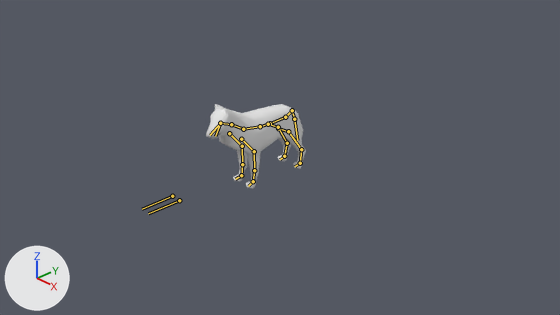
Two versions of the Blender file Assets/Models/wolf.blend, one commit apart.
Both versions are drawn from the file's camera 'Camera'. The lights are fixed; the arrows at lower left show +X, +Y and +Z. The bones that bend it are drawn over the model as lines.
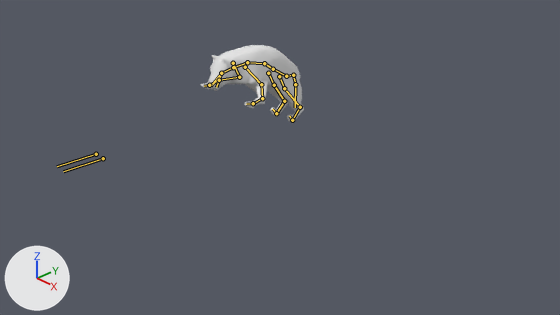
The newer file adds an action. The first version stands in its rest pose; the second is drawn at frame 156 of the action 'pounce'.

Location of each change, [x1, y1, x2, y2] in pixels of the pictures (560 x 315 px):
'Cube', posed (7% shorter)
    before: [206, 104, 306, 188]
    after: [201, 45, 304, 123]
bone 'Hips', root to tip
    before: (285, 117) to (270, 123)
    after: (286, 76) to (273, 69)
bone 'Chest', root to tip
    before: (260, 126) to (243, 129)
    after: (264, 63) to (247, 62)
bone 'Neck', root to tip
    before: (243, 129) to (231, 124)
    after: (247, 62) to (233, 67)
bone 'Head', root to tip
    before: (231, 124) to (220, 123)
    after: (233, 67) to (221, 73)
bone 'Snout', root to tip
    before: (220, 123) to (210, 135)
    after: (221, 73) to (211, 86)
bone 'Jaw', root to tip
    before: (220, 123) to (215, 136)
    after: (221, 73) to (216, 87)
bone 'Shoulder.L', root to tip
    before: (241, 139) to (254, 151)
    after: (245, 67) to (261, 84)
bone 'Shoulder.R', root to tip
    before: (229, 133) to (242, 146)
    after: (233, 63) to (239, 77)
bone 'TailUpper', root to tip
    before: (292, 110) to (294, 119)
    after: (293, 75) to (295, 84)
bone 'TailTip', root to tip
    before: (294, 119) to (297, 140)
    after: (295, 84) to (295, 107)
bone 'FrontPole.L', root to tip
    before: (172, 196) to (142, 209)
    after: (96, 154) to (57, 166)
bone 'FrontPole.R', root to tip
    before: (179, 200) to (148, 213)
    after: (103, 158) to (63, 171)

Diff of the bpy script that builds the scene:
```diff
--- a/Assets/Models/wolf.blend.py
+++ b/Assets/Models/wolf.blend.py
@@ bone_hips @@
 bone_hips = bpy.data.objects['Armature'].pose.bones['Hips']
-bone_hips.location = (0.0, 0.0, 0.0)
-bone_hips.rotation_quaternion = (1.0, 0.0, 0.0, 0.0)  # degrees (0, 0, 0)
+bone_hips.location = (0.0, -0.044, 0.779)
+bone_hips.rotation_quaternion = (0.957, 0.291, 0.0, 0.0)  # degrees (34, 0, 0)
@@ bone_chest @@
 bone_chest = bpy.data.objects['Armature'].pose.bones['Chest']  # child of 'Torso'
-bone_chest.location = (0.0, 0.0, 0.0)
-bone_chest.rotation_quaternion = (1.0, 0.0, 0.0, 0.0)  # degrees (0, 0, 0)
+bone_chest.location = (0.0, 0.688, 0.393)
+bone_chest.rotation_quaternion = (0.97, 0.242, 0.0, 0.0)  # degrees (28, 0, 0)
@@ bone_neck @@
 bone_neck = bpy.data.objects['Armature'].pose.bones['Neck']  # child of 'Chest'
-bone_neck.location = (0.0, 0.0, 0.0)
-bone_neck.rotation_quaternion = (1.0, 0.0, 0.0, 0.0)  # degrees (0, 0, 0)
+bone_neck.location = (0.0, 0.401, 1.215)
+bone_neck.rotation_quaternion = (0.933, 0.359, 0.0, 0.0)  # degrees (42, 0, 0)
@@ bone_head @@
 bone_head = bpy.data.objects['Armature'].pose.bones['Head']  # child of 'Neck'
-bone_head.location = (0.0, 0.0, 0.0)
-bone_head.rotation_quaternion = (1.0, 0.0, 0.0, 0.0)  # degrees (0, 0, 0)
+bone_head.location = (0.0, -0.196, 0.2)
+bone_head.rotation_quaternion = (0.999, -0.038, 0.0, 0.0)  # degrees (-4, 0, 0)
@@ bone_snout @@
 bone_snout = bpy.data.objects['Armature'].pose.bones['Snout']  # child of 'Head'
-bone_snout.location = (0.0, 0.0, 0.0)
-bone_snout.rotation_quaternion = (1.0, 0.0, 0.0, 0.0)  # degrees (0, 0, 0)
+bone_snout.location = (0.0, 0.37, -1.456)
+bone_snout.rotation_quaternion = (0.966, 0.258, 0.0, 0.0)  # degrees (30, 0, 0)
@@ bone_jaw @@
 bone_jaw = bpy.data.objects['Armature'].pose.bones['Jaw']  # child of 'Head'
-bone_jaw.location = (0.0, 0.0, 0.0)
-bone_jaw.rotation_quaternion = (1.0, 0.0, 0.0, 0.0)  # degrees (0, 0, 0)
+bone_jaw.location = (0.0, 0.979, -1.139)
+bone_jaw.rotation_quaternion = (0.966, 0.258, 0.0, 0.0)  # degrees (30, 0, 0)
@@ bone_shoulder_l @@
 bone_shoulder_l = bpy.data.objects['Armature'].pose.bones['Shoulder.L']  # child of 'Chest'
-bone_shoulder_l.location = (0.0, 0.0, 0.0)
-bone_shoulder_l.rotation_quaternion = (1.0, 0.0, 0.0, 0.0)  # degrees (0, 0, 0)
+bone_shoulder_l.location = (0.009, -0.051, -0.033)
+bone_shoulder_l.rotation_quaternion = (0.981, 0.0, -0.105, 0.161)  # degrees (-2, -12, 19)
@@ bone_shoulder_r @@
 bone_shoulder_r = bpy.data.objects['Armature'].pose.bones['Shoulder.R']  # child of 'Chest'
-bone_shoulder_r.location = (0.0, 0.0, 0.0)
-bone_shoulder_r.rotation_quaternion = (1.0, 0.0, 0.0, 0.0)  # degrees (0, 0, 0)
+bone_shoulder_r.location = (-0.008, -0.048, -0.032)
+bone_shoulder_r.rotation_quaternion = (0.983, 0.0, 0.1, -0.152)  # degrees (-2, 11, -18)
@@ bone_tailupper @@
 bone_tailupper = bpy.data.objects['Armature'].pose.bones['TailUpper']  # child of 'TailConnect'
-bone_tailupper.location = (0.0, 0.0, 0.0)
-bone_tailupper.rotation_quaternion = (1.0, 0.0, 0.0, 0.0)  # degrees (0, 0, 0)
+bone_tailupper.location = (0.007, 0.177, 0.977)
+bone_tailupper.rotation_quaternion = (0.965, -0.262, -0.017, -0.014)  # degrees (-30, -2, -1)
@@ bone_tailtip @@
 bone_tailtip = bpy.data.objects['Armature'].pose.bones['TailTip']  # child of 'TailUpper'
-bone_tailtip.location = (0.0, 0.0, 0.0)
-bone_tailtip.rotation_quaternion = (1.0, 0.0, 0.0, 0.0)  # degrees (0, 0, 0)
+bone_tailtip.location = (0.009, 0.022, 0.034)
+bone_tailtip.rotation_quaternion = (0.998, 0.062, -0.008, -0.011)  # degrees (7, -1, -1)
@@ bone_frontik_l @@
 bone_frontik_l = bpy.data.objects['Armature'].pose.bones['FrontIK.L']
-bone_frontik_l.location = (0.0, 0.0, 0.0)
-bone_frontik_l.rotation_quaternion = (1.0, 0.0, 0.0, 0.0)  # degrees (0, 0, 0)
+bone_frontik_l.location = (0.407, -0.311, 1.693)
+bone_frontik_l.rotation_quaternion = (0.968, 0.251, 0.0, 0.0)  # degrees (29, 0, 0)
@@ bone_backik_l @@
 bone_backik_l = bpy.data.objects['Armature'].pose.bones['BackIK.L']
-bone_backik_l.location = (0.0, 0.0, 0.0)
-bone_backik_l.rotation_quaternion = (1.0, 0.0, 0.0, 0.0)  # degrees (0, 0, 0)
+bone_backik_l.location = (0.008, -0.235, -0.941)
+bone_backik_l.rotation_quaternion = (0.833, 0.553, 0.0, 0.0)  # degrees (67, 0, 0)
@@ bone_backpole_l @@
 bone_backpole_l = bpy.data.objects['Armature'].pose.bones['BackPole.L']
-bone_backpole_l.location = (0.0, 0.0, 0.0)
+bone_backpole_l.location = (0.0, 1.214, 1.183)
@@ bone_frontpole_l @@
 bone_frontpole_l = bpy.data.objects['Armature'].pose.bones['FrontPole.L']
-bone_frontpole_l.location = (0.0, 0.0, 0.0)
+bone_frontpole_l.location = (0.0, 1.214, 1.183)
@@ bone_frontik_r @@
 bone_frontik_r = bpy.data.objects['Armature'].pose.bones['FrontIK.R']
-bone_frontik_r.location = (0.0, 0.0, 0.0)
-bone_frontik_r.rotation_quaternion = (1.0, 0.0, 0.0, 0.0)  # degrees (0, 0, 0)
+bone_frontik_r.location = (-0.426, -0.29, 1.695)
+bone_frontik_r.rotation_quaternion = (0.968, 0.251, 0.0, 0.0)  # degrees (29, 0, 0)
@@ bone_backik_r @@
 bone_backik_r = bpy.data.objects['Armature'].pose.bones['BackIK.R']
-bone_backik_r.location = (0.0, 0.0, 0.0)
-bone_backik_r.rotation_quaternion = (1.0, 0.0, 0.0, 0.0)  # degrees (0, 0, 0)
+bone_backik_r.location = (0.008, -0.235, -0.941)
+bone_backik_r.rotation_quaternion = (0.833, 0.553, 0.0, 0.0)  # degrees (67, 0, 0)
@@ bone_backpole_r @@
 bone_backpole_r = bpy.data.objects['Armature'].pose.bones['BackPole.R']
-bone_backpole_r.location = (0.0, 0.0, 0.0)
+bone_backpole_r.location = (0.0, 1.214, 1.183)
@@ bone_frontpole_r @@
 bone_frontpole_r = bpy.data.objects['Armature'].pose.bones['FrontPole.R']
-bone_frontpole_r.location = (0.0, 0.0, 0.0)
+bone_frontpole_r.location = (0.0, 1.214, 1.183)
```
